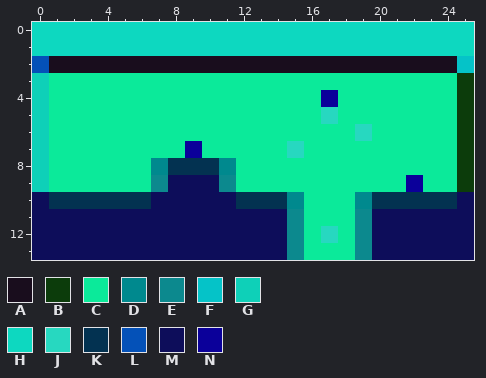
A pixel-art sprite gets an edit: resources/level_one_data.png. The picture above was drawn from the file before the commit.
The file is 26x14 pixels. Colours within 5 levels of each other are drawn and written as one.
Palette (. is transparent): A #190d1d  B #0c3c0b  C #0bea9a  D #00898e  E #0c898e  F #05c3c8  G #0ed0b8  H #0dd8c0  J #27d8c0  K #033251  L #0451b8  M #0d0d5a  N #0b009a
New version:
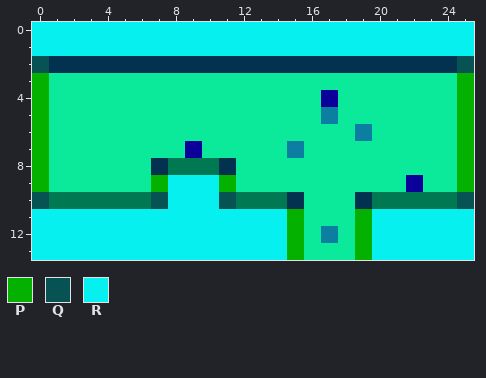
Colours new in this view: P #04b101  Q #075353  R #06f0f0
The exact change:
Colour A changes from #190d1d to #033251.
Colour J changes from #27d8c0 to #0c7ea2.
Colour K changes from #033251 to #007851.
Colour D gives way to colour A in row 8 at x 7 and 11; in row 10 at x 15 and 19.
Colour B gives way to colour P in rows 3 to 9 at x 25.
Colour E gives way to colour P in row 9 at x 7 and 11; in rows 11 to 13 at x 15 and 19.
Colour G gives way to colour P in rows 3 to 9 at x 0.
Colour F gives way to colour Q in row 2 at x 25.
Colour L gives way to colour Q in row 2 at x 0.
Colour M gives way to colour Q in row 10 at x 0, 7, 11 and 25.
Colour H gives way to colour R in rows 0 to 1 at x 0 to 25.
Colour M gives way to colour R in rows 9 to 10 at x 8 to 10; in rows 11 to 13 at x 0 to 14 and 20 to 25.
Boxes around the changes in both pictures, in picture pixels (x1, y1, x2, y2):
changed: (32, 22, 474, 260)
